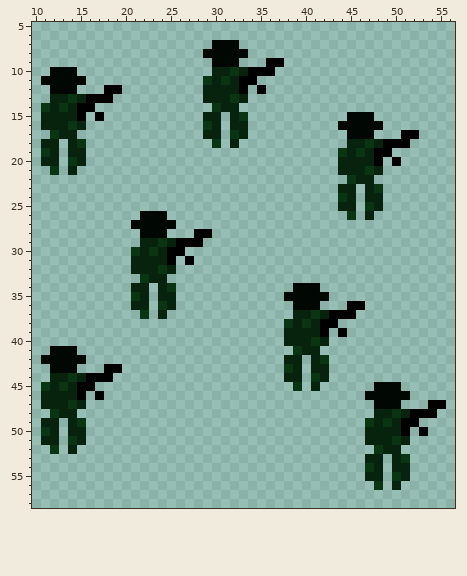
Pixel-art sprite, stored at pixelStrategyPrj/sprites/soldiers_spr/layers/31dd6f95-eccc-4dbc-b771-6dd19ff32565/52631cc3-308e-4b33-842f-117b37aa7053.png. The picture above is the old version.
The file is 64x64 pixels. Shown: x 10..56, y 5..58. The old version is drawn lined up with the new one.
Now the later version:
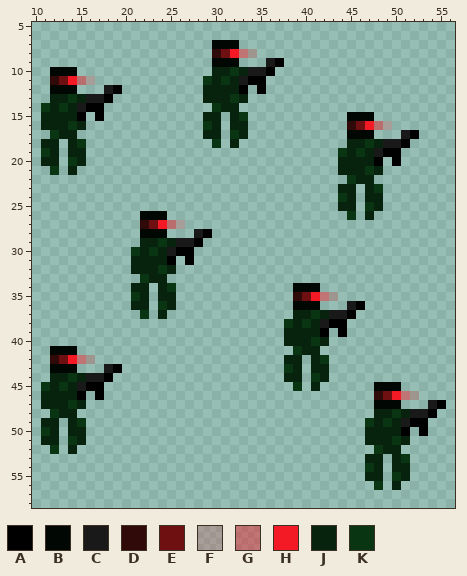
Palette (. is transparent): A #000000  B #010702  C #191919  D #2f0a08  E #6e0f11  F #f41a2531  G #f41a2573  H #f41a25  J #07230d  K #0a3513
Difference:
drawings rearranged on the sheet (the old picture shows each at its new place; 4 dropped ones are not shown)
y 8: x 29..34 BBBBB. -> .DEHGF
y 9: x 36 A -> C
y 10: x 34..35 AA -> CC
y 11: x 11..16 BBBBB. -> .DEHGF; x 33 A -> C; x 35 . -> A
y 12: x 18 A -> C
y 13: x 16..17 AA -> CC
y 14: x 15 A -> C; x 17 . -> A
y 16: x 44..49 BBBBB. -> .DEHGF
y 17: x 51 A -> C
y 18: x 49..50 AA -> CC
y 19: x 48 A -> C; x 50 . -> A
y 27: x 21..26 BBBBB. -> .DEHGF
y 28: x 28 A -> C
y 29: x 26..27 AA -> CC
y 30: x 25 A -> C; x 27 . -> A
y 35: x 38..43 BBBBB. -> .DEHGF
y 36: x 45 A -> C
y 37: x 43..44 AA -> CC
y 38: x 42 A -> C; x 44 . -> A
y 42: x 11..16 BBBBB. -> .DEHGF
y 43: x 18 A -> C
y 44: x 16..17 AA -> CC
y 45: x 15 A -> C; x 17 . -> A
y 46: x 47..52 BBBBB. -> .DEHGF
y 47: x 54 A -> C
y 48: x 52..53 AA -> CC
y 49: x 51 A -> C; x 53 . -> A
